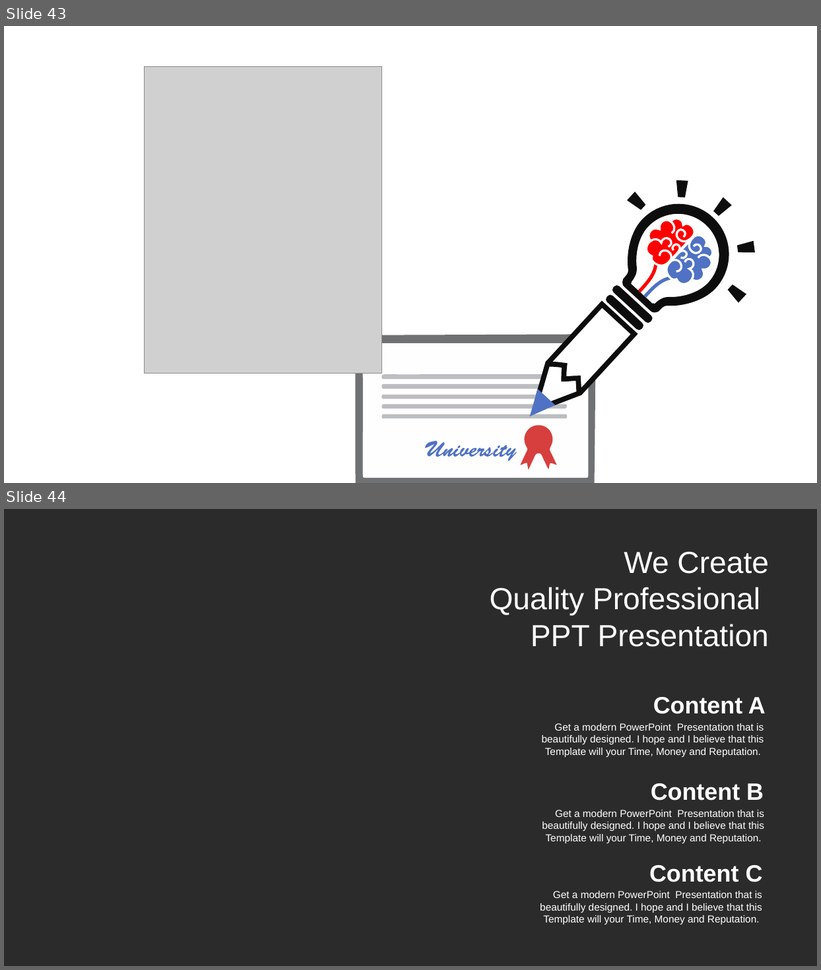
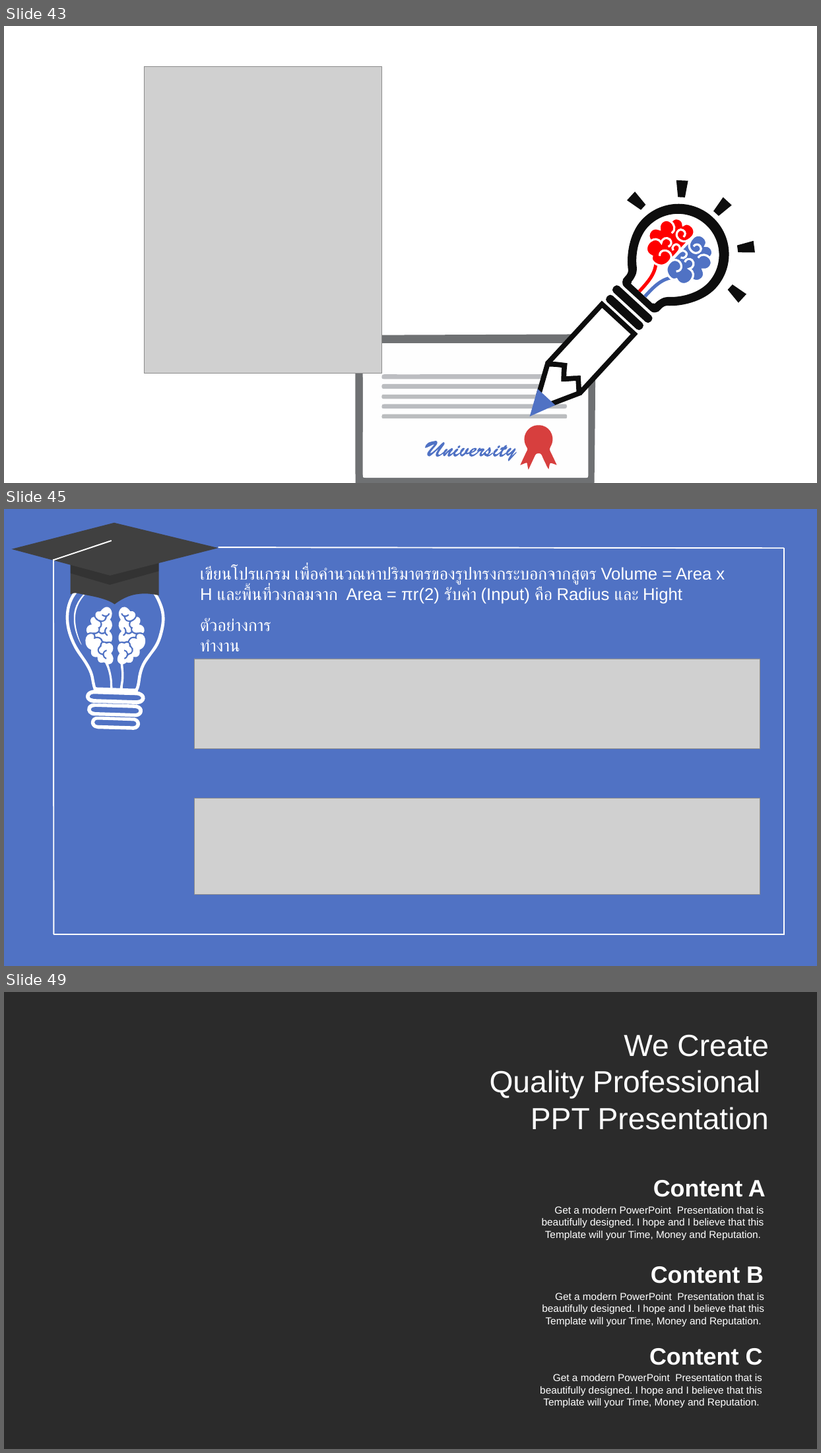
Before and after one commit to WatcharapolxFa/SolveProblemsIn-C-Language, a slide deck: TeachCLanguage/C.pptx. Shown one above the other, each under a label of ours: slides 43 and 44 before the commit, slides 43, 45 and 49 after it; the slides between them are not shown. The pictures are 821x970 and 821x1453 pixels, drawn with LibreOffice and Linux fonts; fonts in the diff are those of the drawing; grey boxes stand for pictures; background and template pictures are left out; a plain dark background stands for a picture behind light text. Boxes give left, top, right and bottom in pixels: in the first picture for what was removed or moved away, otherwise in the second. Text is boxed around its words. In the diff, an @@ line names an element or a change of style, - is before the commit and + after.

```diff
--- a/TeachCLanguage/C.pptx
+++ b/TeachCLanguage/C.pptx
@@ slide 45 added at (x1=4, y1=509, x2=817, y2=966), background #5072C4 @@
@@ line added from (784, 548) to (218, 547), #FFFFFF 1.5 pt @@
@@ line added from (784, 548) to (784, 935), #FFFFFF 1.5 pt @@
@@ group added at (x1=11, y1=522, x2=218, y2=935): 3 freeform shapes, 2 lines @@
@@ text added at (x1=200, y1=566, x2=725, y2=604), 20 pt, text #FFFFFF @@
+เขียนโปรแกรม เพื่อคํานวณหาปริมาตรของรูปทรงกระบอกจากสูตร Volume = Area x H และพื้นที่วงกลมจาก Area = πr(2) รับค่า (Input) คือ Radius และ Hight
@@ freeform shape added at (x1=65, y1=570, x2=164, y2=730), fill #FFFFFF @@
@@ freeform shape added at (x1=77, y1=601, x2=151, y2=693), fill #FFFFFF @@
@@ text added at (x1=200, y1=618, x2=271, y2=652), 20 pt, text #FFFFFF @@
+ตัวอย่างการทำงาน
@@ picture added at (x1=194, y1=659, x2=760, y2=749) @@
@@ picture added at (x1=194, y1=798, x2=760, y2=894) @@
@@ line added from (784, 935) to (54, 935), #FFFFFF 1.5 pt @@
@@ what was slide 44 is now slide 49 @@
```
Also in this commit, not shown: 5 other slides added, 1 slide removed, 13 other files.
